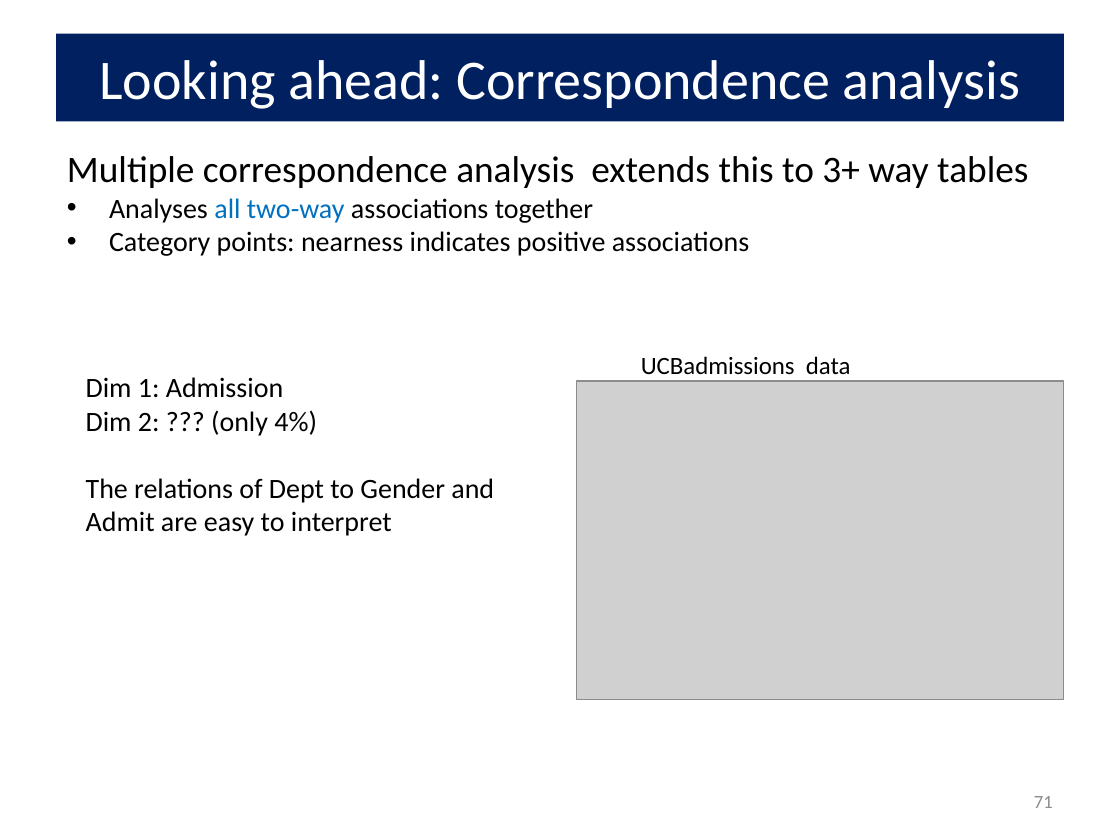
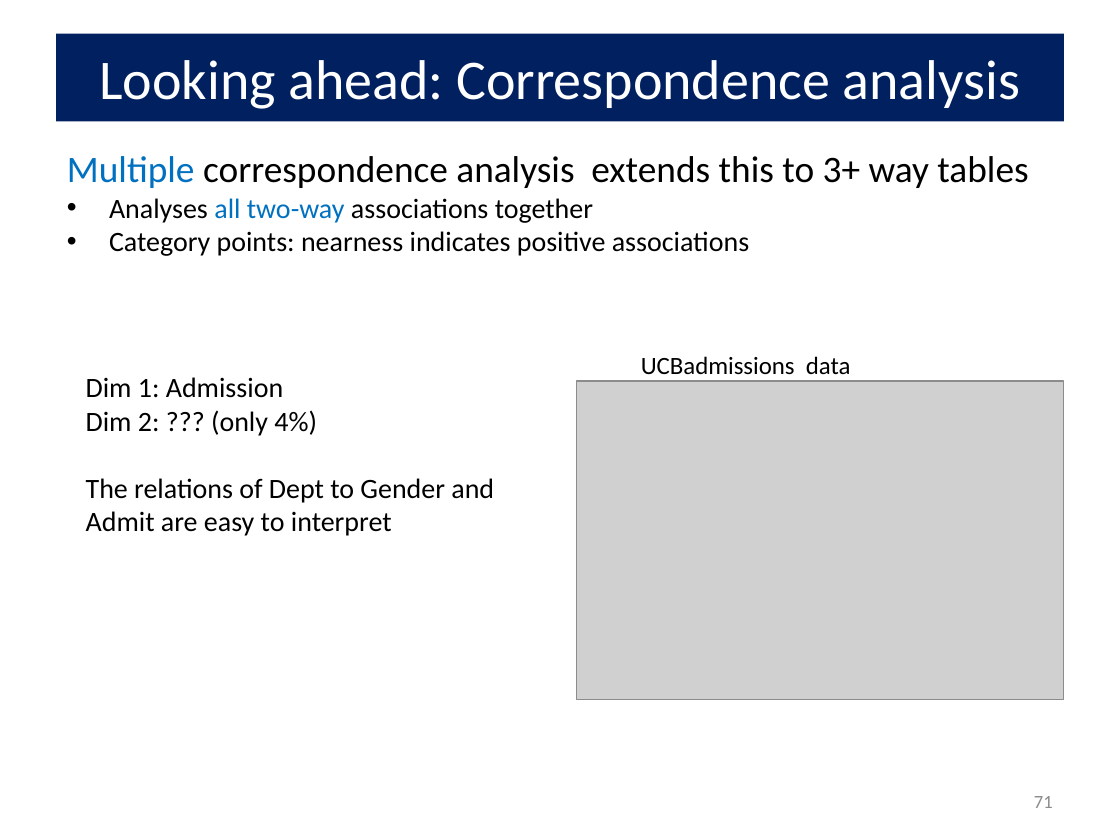
Before and after one commit to friendly/psy6136, a slide deck: slide 71 of docs/lectures/03-Twoway1.pptx. Drawn at 1120x840 pixels with LibreOffice and Linux fonts; fonts in the diff are those of the drawing; grey boxes stand for pictures. Boxes give left, top, right and bottom in pixels: in the first picture for what was removed or moved away, otherwise in the second. Text is boxed around its words. In the diff, an @@ line names an element or a change of style, - is before the commit and + after.

```diff
--- a/docs/lectures/03-Twoway1.pptx
+++ b/docs/lectures/03-Twoway1.pptx
@@ text at (67,156,1028,188): text colour #000000 to #0070C0 in "Multiple" @@
```
Also in this commit, not shown: 3 other slides changed, 16 other files.
